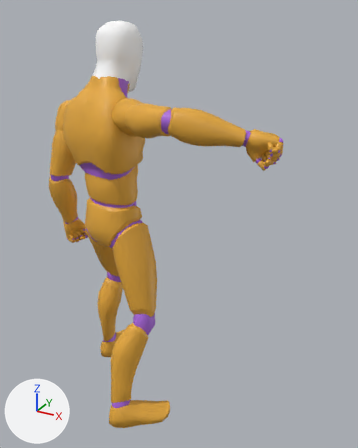
The glTF model public/assets/characters/moonshot-humanoid.glb: old version first, new version second.
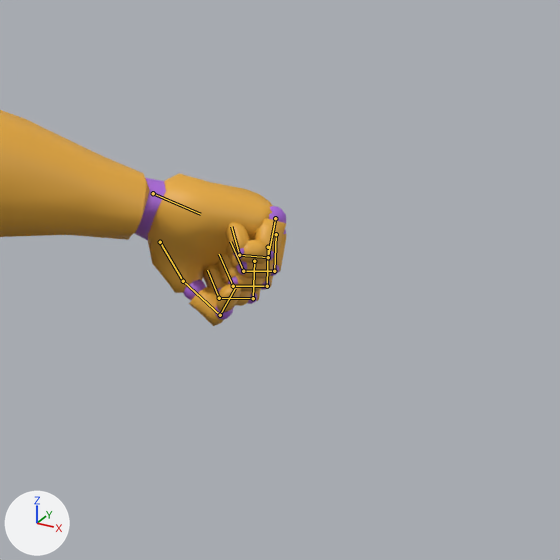
There are two pictures of each version: one whole from a 50 mm lens placed at (1.268, -1.72, 1.824), pointed at (0.289, 0.06, 0.934), one close up on the part from 57% to 100% of the width and 18% to 52% of the height. Every picture has the same lights, and +X, +Y and +Z are marked at lower left. The last two pictures show the newer version. Both versions are drawn at frame 34 of the action 'Idle_Wave_Loop'; the numbers are the values there. The bones that change, and the others that lie on the model, are drawn over the model as lines in the close-ups.

The first close-up shows 'Boomerang_Attacker_Mannequin'.
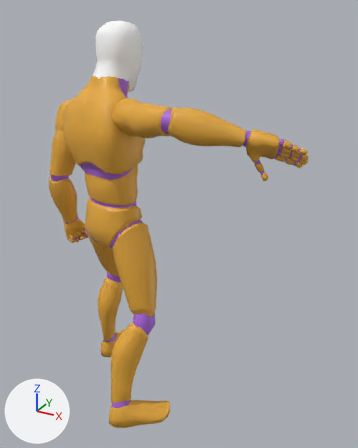
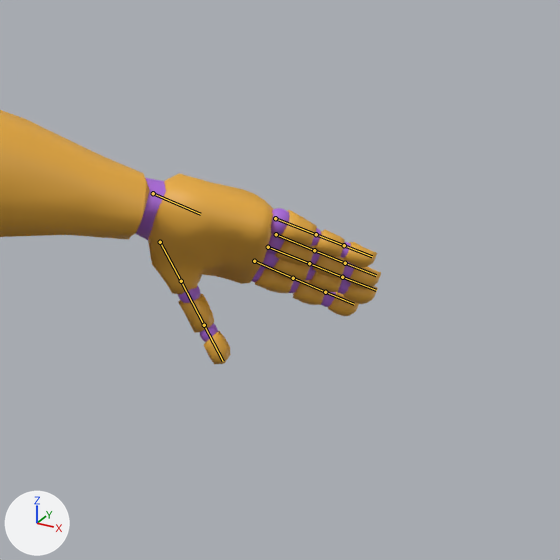
What the commit changed:
Bone 'index_01_r' (bone_index_01_r) turns from (78, 0, 0) to (0, 0, 0) degrees about its own x, y and z.
Bone 'index_02_r' (bone_index_02_r) turns from (77, 0, 0) to (0, 0, 0) degrees about its own x, y and z.
Bone 'index_03_r' (bone_index_03_r) turns from (77, 0, 0) to (0, 0, 0) degrees about its own x, y and z.
Bone 'middle_01_r' (bone_middle_01_r) turns from (78, 0, 0) to (0, 0, 0) degrees about its own x, y and z.
Bone 'middle_02_r' (bone_middle_02_r) turns from (77, 0, 0) to (0, 0, 0) degrees about its own x, y and z.
Bone 'middle_03_r' (bone_middle_03_r) turns from (77, 0, 0) to (0, 0, 0) degrees about its own x, y and z.
Bone 'pinky_01_r' (bone_pinky_01_r) turns from (83, 6, -6) to (0, 0, 0) degrees about its own x, y and z.
Bone 'pinky_02_r' (bone_pinky_02_r) turns from (77, 3, 0) to (0, 0, 0) degrees about its own x, y and z.
Bone 'pinky_03_r' (bone_pinky_03_r) turns from (77, 0, 0) to (0, 0, 0) degrees about its own x, y and z.
Bone 'ring_01_r' (bone_ring_01_r) turns from (78, 0, 0) to (0, 0, 0) degrees about its own x, y and z.
Bone 'ring_02_r' (bone_ring_02_r) turns from (77, 0, 0) to (0, 0, 0) degrees about its own x, y and z.
Bone 'ring_03_r' (bone_ring_03_r) turns from (77, 0, 0) to (0, 0, 0) degrees about its own x, y and z.
Bone 'thumb_01_r' (bone_thumb_01_r) turns from (11, 0, -5) to (0, 0, 0) degrees about its own x, y and z.
Bone 'thumb_02_r' (bone_thumb_02_r) turns from (25, -3, 0) to (0, 0, 0) degrees about its own x, y and z.
Bone 'thumb_03_r' (bone_thumb_03_r) turns from (87, 0, 0) to (0, 0, 0) degrees about its own x, y and z.

Location of each change, (x1, y1, x2, y2) in pixels of the close-ups (560 x 560 px):
'Boomerang_Attacker_Mannequin', posed
    before: (0, 110, 286, 326)
    after: (0, 110, 381, 364)
bone 'index_01_r', root to tip
    before: (254, 261) to (253, 298)
    after: (254, 261) to (293, 278)
bone 'index_02_r', root to tip
    before: (253, 298) to (219, 298)
    after: (293, 278) to (325, 292)
bone 'index_03_r', root to tip
    before: (219, 298) to (207, 270)
    after: (325, 292) to (354, 304)
bone 'middle_01_r', root to tip
    before: (268, 247) to (267, 286)
    after: (268, 247) to (309, 263)
bone 'middle_02_r', root to tip
    before: (267, 286) to (233, 286)
    after: (309, 263) to (342, 277)
bone 'middle_03_r', root to tip
    before: (233, 286) to (219, 254)
    after: (342, 277) to (376, 290)
bone 'pinky_01_r', root to tip
    before: (275, 218) to (268, 257)
    after: (275, 218) to (316, 234)
bone 'pinky_02_r', root to tip
    before: (268, 257) to (239, 255)
    after: (316, 234) to (344, 245)
bone 'pinky_03_r', root to tip
    before: (239, 255) to (231, 226)
    after: (344, 245) to (372, 256)
bone 'ring_01_r', root to tip
    before: (276, 234) to (274, 271)
    after: (276, 234) to (314, 250)
bone 'ring_02_r', root to tip
    before: (274, 271) to (243, 271)
    after: (314, 250) to (345, 263)
bone 'ring_03_r', root to tip
    before: (243, 271) to (230, 241)
    after: (345, 263) to (376, 275)
bone 'thumb_01_r', root to tip
    before: (160, 242) to (183, 281)
    after: (160, 242) to (181, 281)
bone 'thumb_02_r', root to tip
    before: (183, 281) to (220, 315)
    after: (181, 281) to (204, 325)
bone 'thumb_03_r', root to tip
    before: (220, 315) to (235, 288)
    after: (204, 325) to (223, 361)
